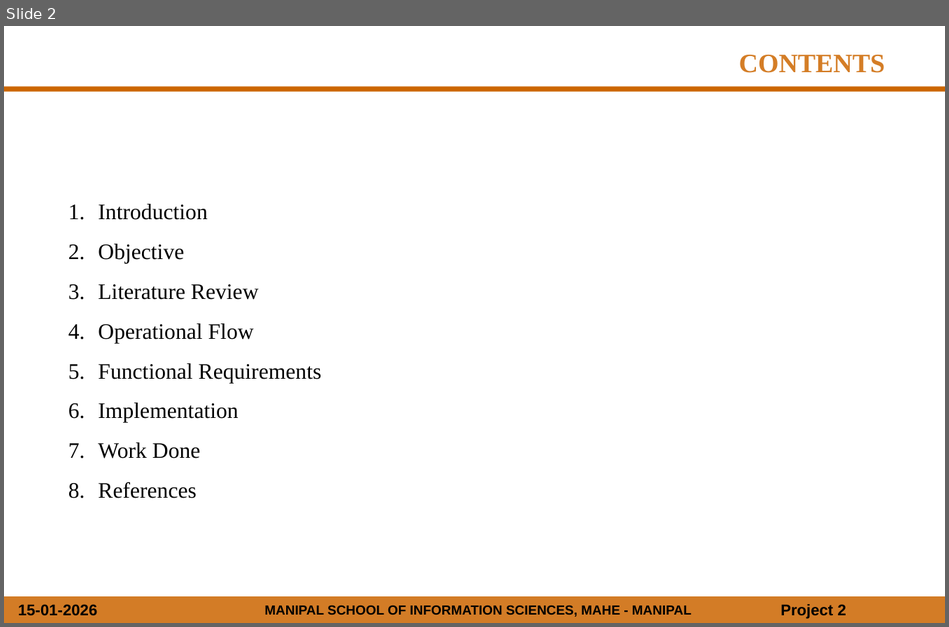
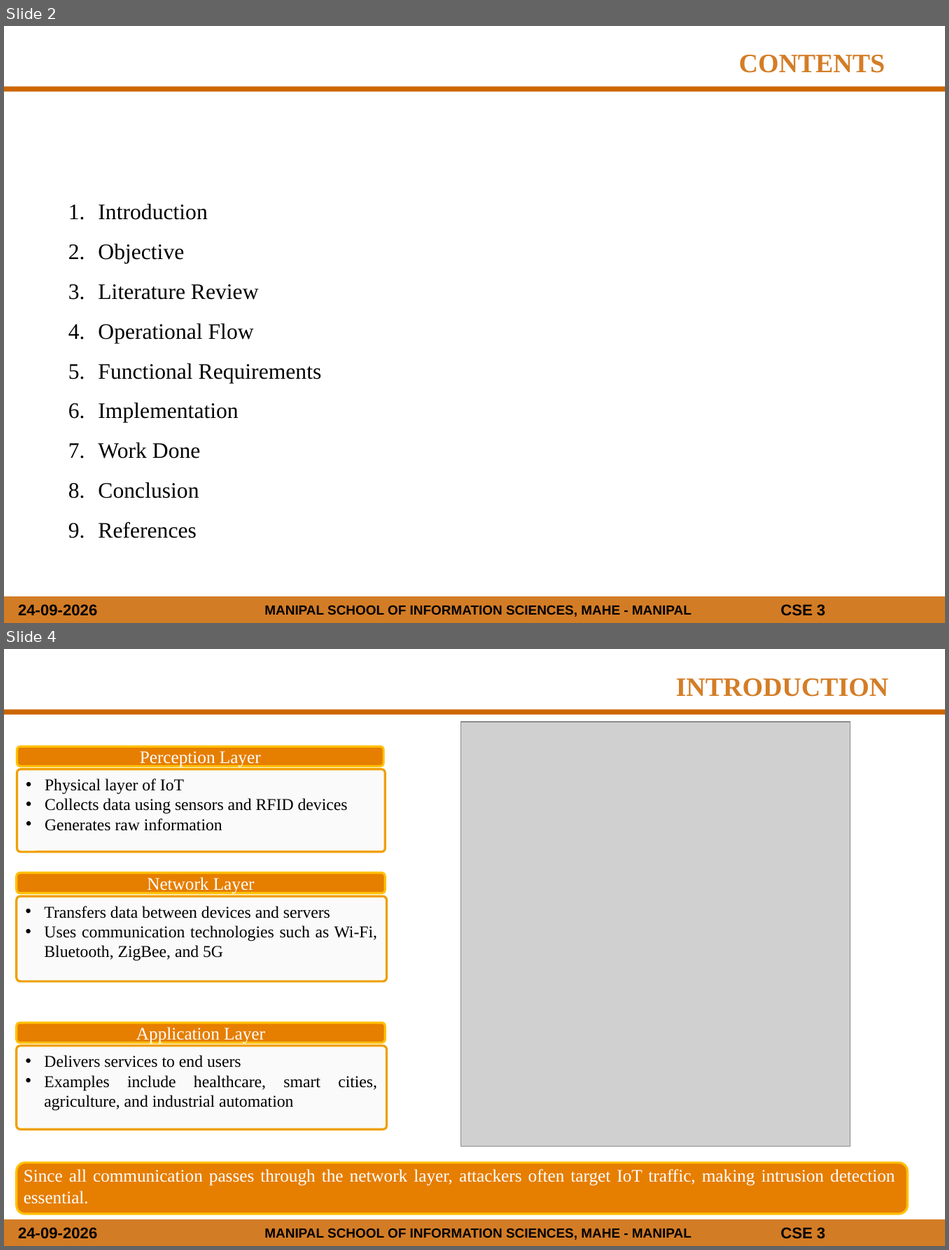
Before and after one commit to NitinKarthik01/AI_IDS, a slide deck: DOCS/Mini_Project_Presentation_Template.pptx. Shown one above the other, each under a label of ours: slide 2 before the commit, slides 2 and 4 after it; the slides between them are not shown. The pictures are 949x627 and 949x1250 pixels, drawn with LibreOffice and Linux fonts; fonts in the diff are those of the drawing; grey boxes stand for pictures; background and template pictures are left out. Boxes give left, top, right and bottom in pixels: in the first picture for what was removed or moved away, otherwise in the second. Text is boxed around its words. In the diff, an @@ line names an element or a change of style, - is before the commit and + after.

```diff
--- a/DOCS/Mini_Project_Presentation_Template.pptx
+++ b/DOCS/Mini_Project_Presentation_Template.pptx
@@ slide 4 added at bbox=[4, 649, 945, 1246], background #FFFFFF; not listed: 5 template elements that a slide beside it also shows @@
@@ text added at bbox=[676, 678, 888, 697], 24 pt, text #D47D26, bold @@
+INTRODUCTION
@@ picture added at bbox=[461, 723, 850, 1147] @@
@@ rounded rectangle added at bbox=[17, 746, 383, 766], fill #E67E00, outline #FFC000 2 pt @@
@@ rounded rectangle added at bbox=[31, 746, 370, 766], 16 pt, text #FFFFFF @@
+Perception Layer
@@ rounded rectangle added at bbox=[17, 769, 385, 852], fill #FAFAFA, outline #F0A000 2 pt, 15 pt, text #000000 @@
+• Physical layer of IoT
+• Collects data using sensors and RFID devices
+• Generates raw information
@@ rounded rectangle added at bbox=[17, 873, 386, 893], fill #E67E00, outline #FFC000 2 pt @@
@@ rounded rectangle added at bbox=[31, 874, 372, 893], 16 pt, text #FFFFFF @@
+Network Layer
@@ rounded rectangle added at bbox=[17, 897, 387, 982], fill #FAFAFA, outline #F0A000 2 pt, 15 pt, text #000000 @@
+• Transfers data between devices and servers
+• Uses communication technologies such as Wi-Fi, Bluetooth, ZigBee, and 5G
@@ rounded rectangle added at bbox=[17, 1023, 386, 1042], fill #E67E00, outline #FFC000 2 pt @@
@@ rounded rectangle added at bbox=[31, 1023, 372, 1042], 16 pt, text #FFFFFF @@
+Application Layer
@@ rounded rectangle added at bbox=[17, 1046, 387, 1129], fill #FAFAFA, outline #F0A000 2 pt, 15 pt, text #000000 @@
+• Delivers services to end users
+• Examples include healthcare, smart cities, agriculture, and industrial automation
@@ rounded rectangle added at bbox=[13, 1158, 906, 1215], 16 pt, text #FFFFFF @@
+Since all communication passes through the network layer, attackers often target IoT traffic, making intrusion detection essential.
@@ rounded rectangle added at bbox=[17, 1163, 908, 1214], fill #E67E00, outline #FFC000 2 pt @@
@@ slide 2 changed as well @@
@@ text at bbox=[98, 482, 199, 498]: paragraph added @@
+8. Conclusion
@@ text at bbox=[18, 604, 97, 616]: text changed @@
-15-01-2026
+24-09-2026
@@ text at bbox=[780, 604, 825, 616]: text changed @@
-Project 2
+CSE 3
```
Also in this commit, not shown: 5 other slides changed, 15 other slides added, 5 slides removed, 1 other file.
